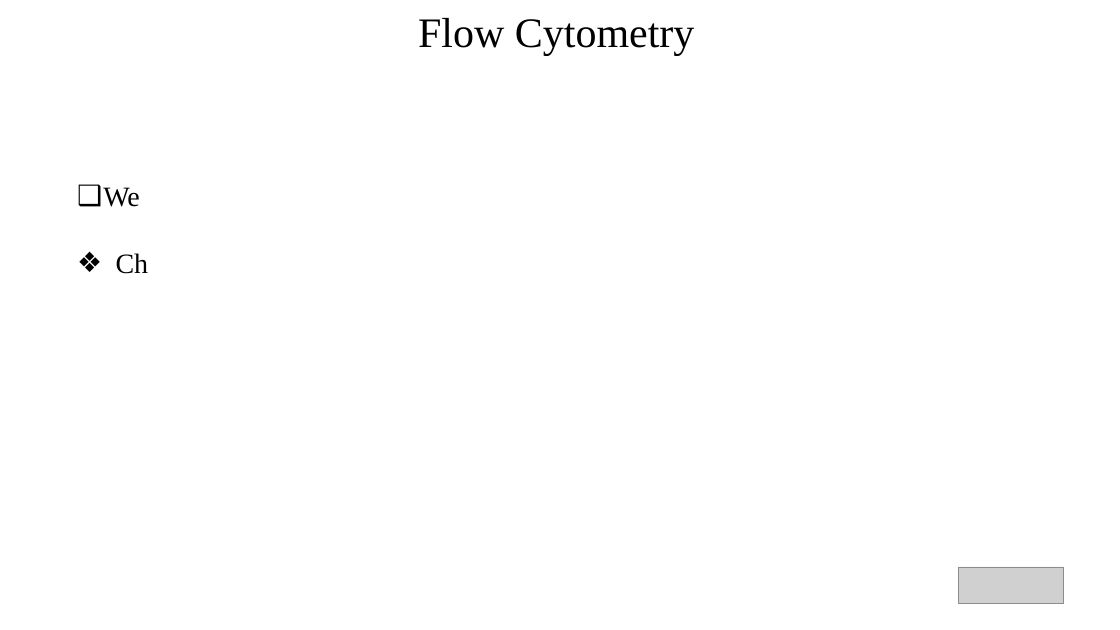
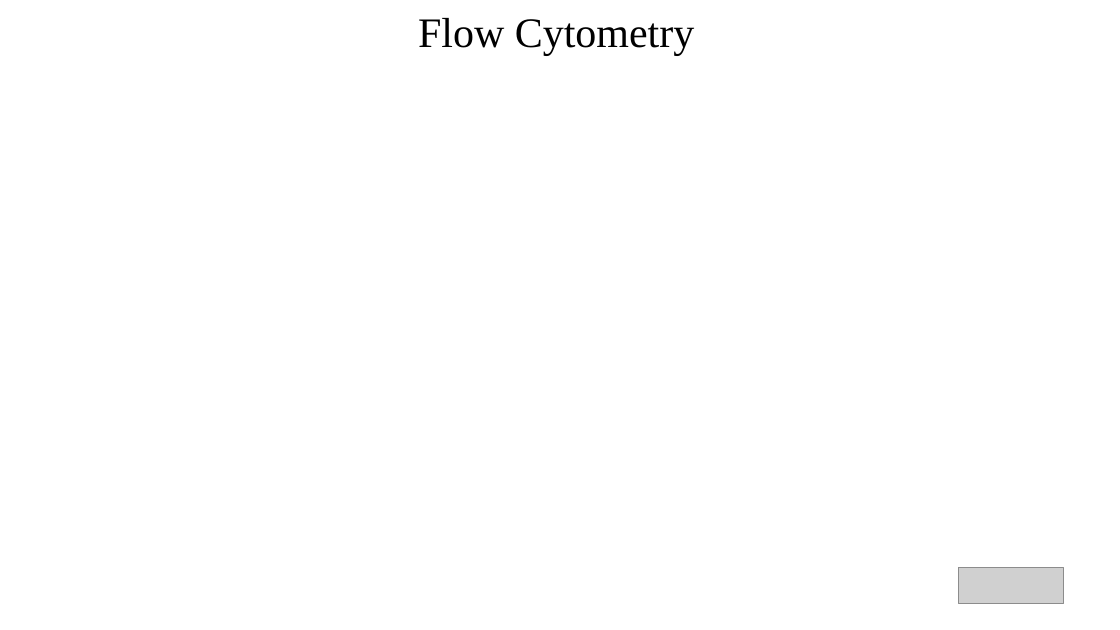
Before and after one commit to DavidRach/CytometryIn_Bioc2026, a slide deck: slide 2 of DavidRach_CytometryInR_BioC2026.pptx. Drawn at 1120x630 pixels with LibreOffice and Linux fonts; fonts in the diff are those of the drawing; grey boxes stand for pictures. Boxes give left, top, right and bottom in pixels: in the first picture for what was removed or moved away, otherwise in the second. Text is boxed around its words. In the diff, an @@ line names an element or a change of style, - is before the commit and + after.

```diff
--- a/DavidRach_CytometryInR_BioC2026.pptx
+++ b/DavidRach_CytometryInR_BioC2026.pptx
@@ text removed at bbox=[103, 187, 149, 274] @@
-❑ We
-❖ Ch
```
Also in this commit, not shown: 9 other slides changed, 11 slides added, 10 slides removed, 1 other file.
